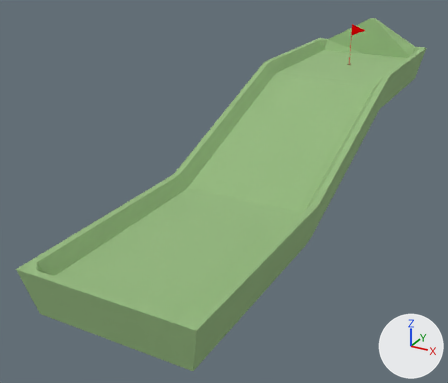
A saved change to the Blender file assets/blend_files/basic_level_2.blend.
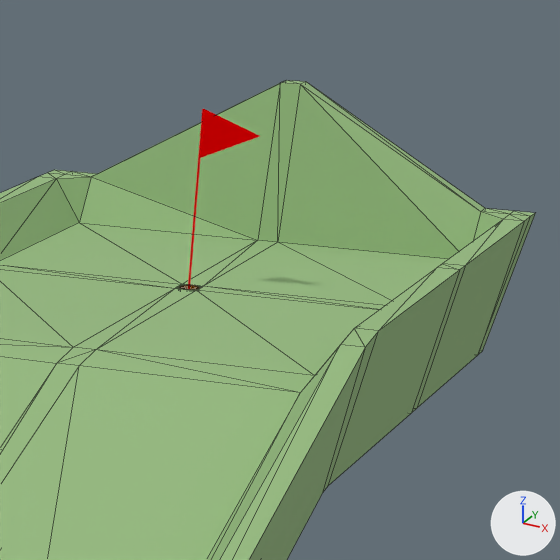
There are two pictures of each version: one whole from a 50 mm camera at (3.96, -5.7, 3.91) aimed at (-0.65, 2.7, -0.29), one close up on the part from 69% to 96% of the width and 0% to 33% of the height. Every picture has the same lights, and +X, +Y and +Z are marked at lower right. The close-ups show mesh edges as thin lines.

Script lines for the objects in view, before the commit:
```python
me_flag = bpy.data.meshes.new('flag')
me_flag.from_pydata(...)  # 100 vertices, 70 faces; spans x -0.005..0.282, y -0.028..0.005, z 0.102..1.0
me_flag.materials.append(mat_material_007)  # red #ff0002
me_green = bpy.data.meshes.new('green')
me_green.from_pydata(...)  # 368 vertices, 457 faces; spans x -1.24..1.24, y -1.32..8.42, z -0.53..1.88
me_green.materials.append(mat_material)  # green #9abf84
# before: 154 (0.05, 8.42, 1.88) at pixel (306, 81), 161 (0.05, 8.31, 1.88) at pixel (300, 84), 180 (-0.05, 8.42, 1.88) at pixel (286, 80), 187 (-0.05, 8.31, 1.88) at pixel (280, 82)
ob_flag = bpy.data.objects.new('flag', me_flag)
ob_flag.location = (0.0, 6.94, 0.938)
ob_green = bpy.data.objects.new('green', me_green)
ob_green.location = (0.0, 0.0, 0.0)
```
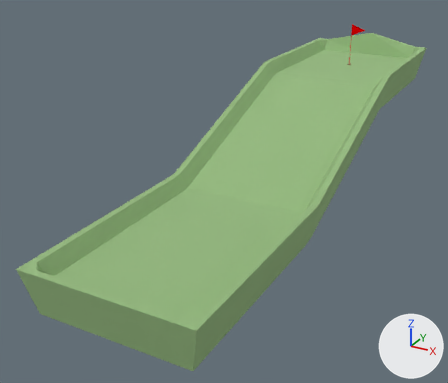
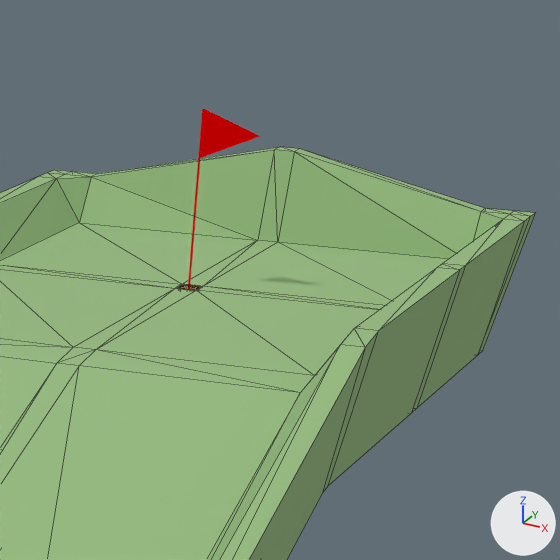
Pixel boxes (x1, y1, x2, y2) of what changed, in the close-ups (560 x 560 px; the box of a moved part takes in the faces that stretch with it):
'green', reshaped: before (0, 80, 535, 560); after (0, 147, 535, 560)
part 1 of me_green, moved or reshaped: before (92, 80, 485, 259); after (92, 147, 485, 259)

The edits, one by one:
me_green has 368 vertices, 457 faces and spans x -1.24..1.24, y -1.32..8.42, z -0.53..1.88.
me_green is used by ob_green; location (0.0, 0.0, 0.0).
Part 1, on me_green:
Vertices 154, 161, 180, 187 of me_green move by (0.0, 0.0, -0.33).
